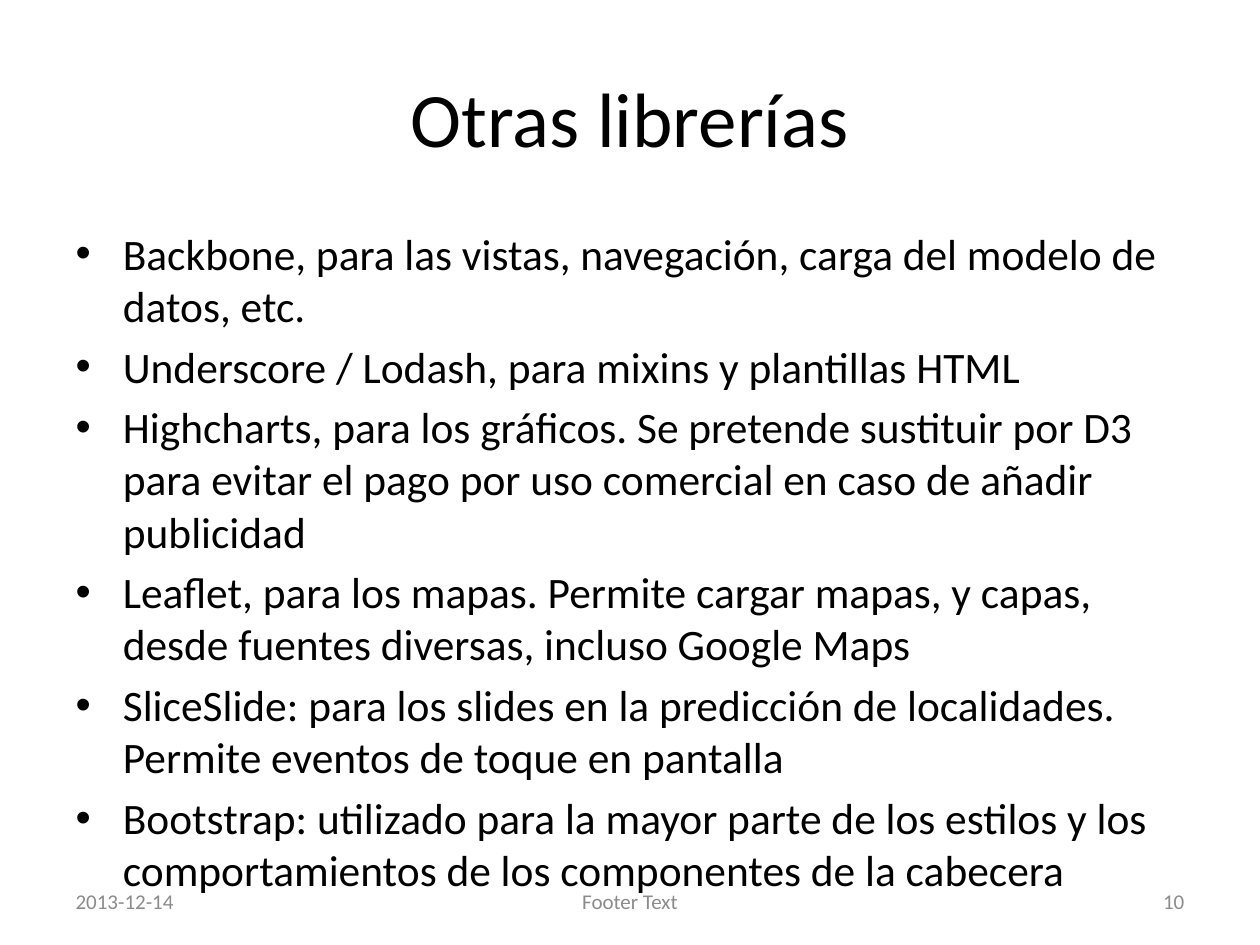
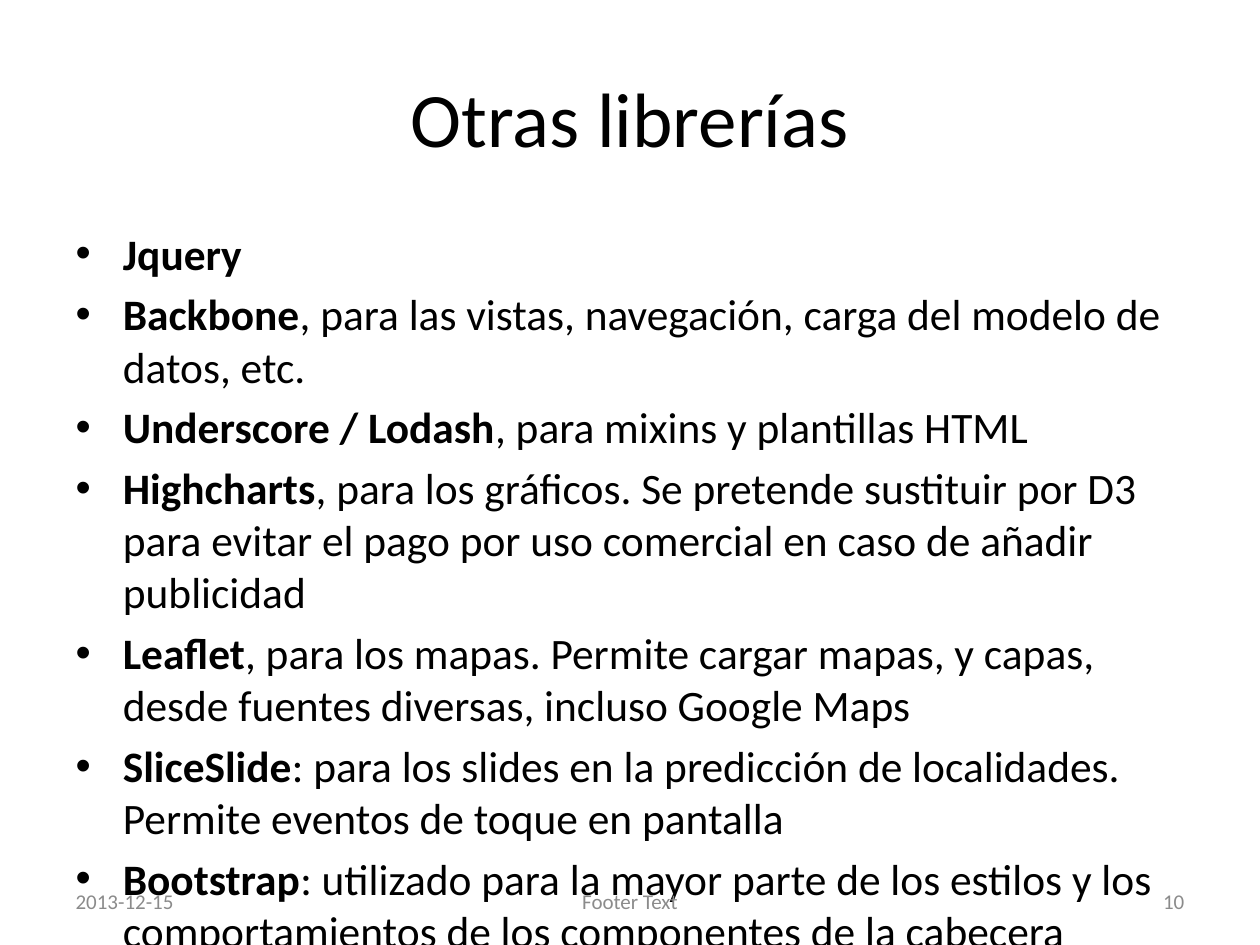
Before and after one commit to jervert/borrasca, a slide deck: slide 10 of docs/SPI_rapido_simple_economico.pptx. Drawn at 1260x945 pixels with LibreOffice and Linux fonts; fonts in the diff are those of the drawing. Boxes give left, top, right and bottom in pixels: in the first picture for what was removed or moved away, otherwise in the second. Text is boxed around its words. In the diff, an @@ line names an element or a change of style, - is before the commit and + after.

```diff
--- a/docs/SPI_rapido_simple_economico.pptx
+++ b/docs/SPI_rapido_simple_economico.pptx
@@ text at (123,242,242,277): paragraph added @@
+• Jquery
@@ text at (123,299,1160,906): bold on in "Backbone,", "Underscore / Lodash,", "Highcharts,", "Leaflet," and 2 more places @@
@@ text at (76,891,174,909): text changed @@
-2013-12-14
+2013-12-15
```
Also in this commit, not shown: 11 other slides changed.
